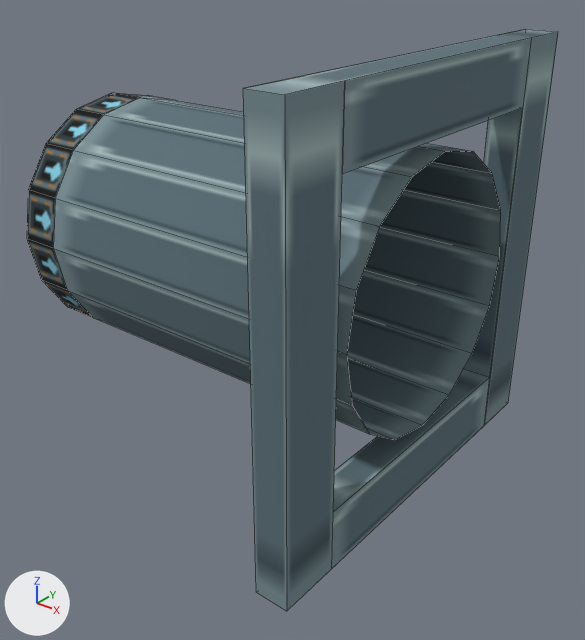
One commit to the OBJ model src/main/resources/assets/create_nuclear_industry/models/block/turbine/mesh/exhaust_left.obj: the scene before it, then after it.
Camera for both pictures: a 50 mm camera at (1.756, -1.927, 1.218) aimed at (0.619, -0.506, 0.337). The axes (+X, +Y, +Z) are drawn at lower left. The lights are the same throughout. The first picture is the older version. Mesh edges are drawn as thin lines. Where no turn or scale is listed for an object, it has been applied to the vertices. Vertices at exactly the same position are counted once.

Names of what the first picture shows: 'exhaust_left'.
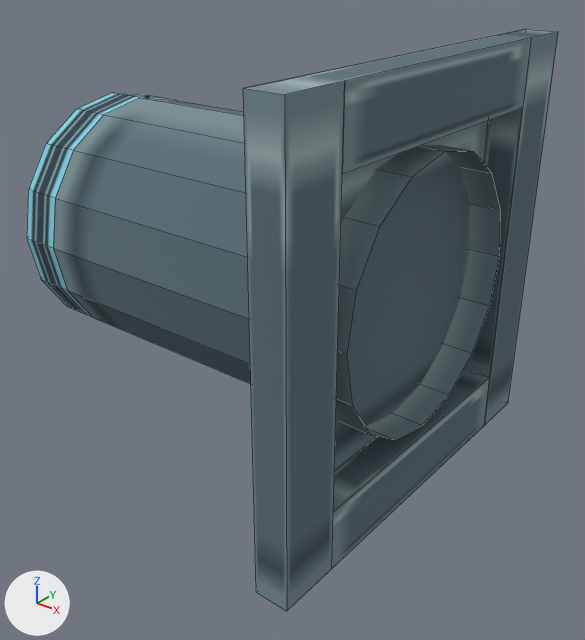
What differs and where, as boxes [x1, y1, x2, y2] in the pictures (585 x 640 px):
part 1 of me_exhaust_left, added (cyan): after [334, 121, 488, 471]
part 2 of me_exhaust_left, surface changed: [27, 93, 501, 437] in both
part 3 of me_exhaust_left, recoloured: [27, 93, 171, 317] in both

What changed in the scene script:
```text
Add img_turbine_exhaust_side:
    img_turbine_exhaust_side = load_image('turbine_exhaust_side', '../../../../textures/block/turbine/turbine_exhaust_side.png', 16, 16, 'sRGB')
Add mat_inside:
    mat_inside = principled_material('inside')
    mat_inside.texture = img_turbine_casing_panel
    mat_inside.roughness = 1.0
Add mat_exhaust_side:
    mat_exhaust_side = principled_material('exhaust_side')
    mat_exhaust_side.texture = img_turbine_exhaust_side
    mat_exhaust_side.roughness = 1.0
Change me_exhaust_left:
    used by ob_exhaust_left; location = (0.0, 0.0, 0.0)
    verts and faces of me_exhaust_left; kept vertices keep their numbers, new ones are numbered from 72
    before: 56 (0.92, -0.85, 0.15), 57 (0.92, -0.15, 0.15), 58 (0.92, -0.85, 0.85), 59 (0.92, -0.15, 0.85)
    remove me_exhaust_left.from_pydata(...)  # 72 vertices, 62 faces; spans x 0.0..1.0, y -1.0..0.0, z 0.0..1.0
    add me_exhaust_left.from_pydata(...)  # 72 vertices, 63 faces; spans x 0.0..1.0, y -1.0..0.0, z 0.0..1.0
    me_exhaust_left part 1
    add faces += [(56, 57, 59, 58)]  # mat_inside (picture img_turbine_casing_panel)
    me_exhaust_left part 2: 32 kept faces spanning x 0.0..1.0, y -0.82..-0.18, z 0.18..0.82 get new texture (UV) coordinates
    me_exhaust_left part 3: 16 faces spanning x 0.0..0.11, y -0.82..-0.18, z 0.18..0.82 switch from mat_exhaust (picture img_turbine_exhaust) to mat_exhaust_side (picture img_turbine_exhaust_side)
    other edits to the shape of me_exhaust_left do not show in these pictures
    add me_exhaust_left.materials.append(mat_inside)  # picture img_turbine_casing_panel
```
